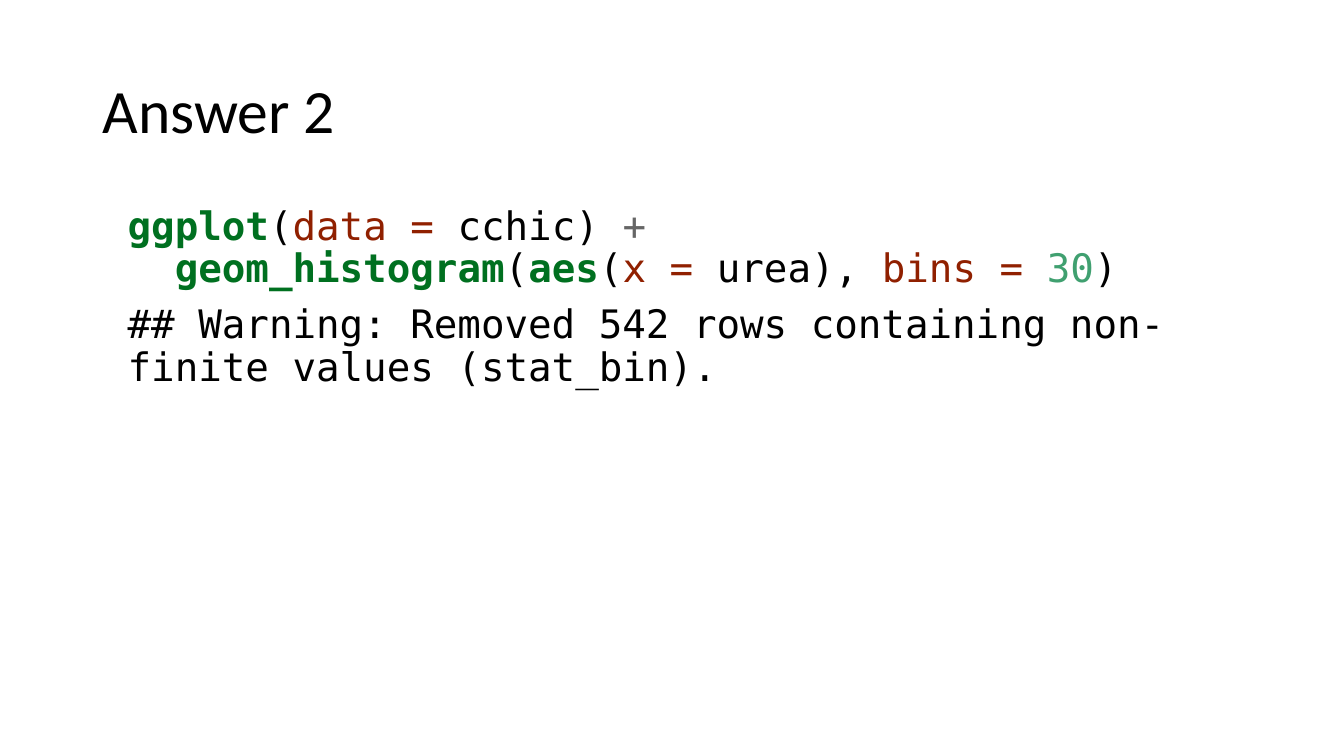
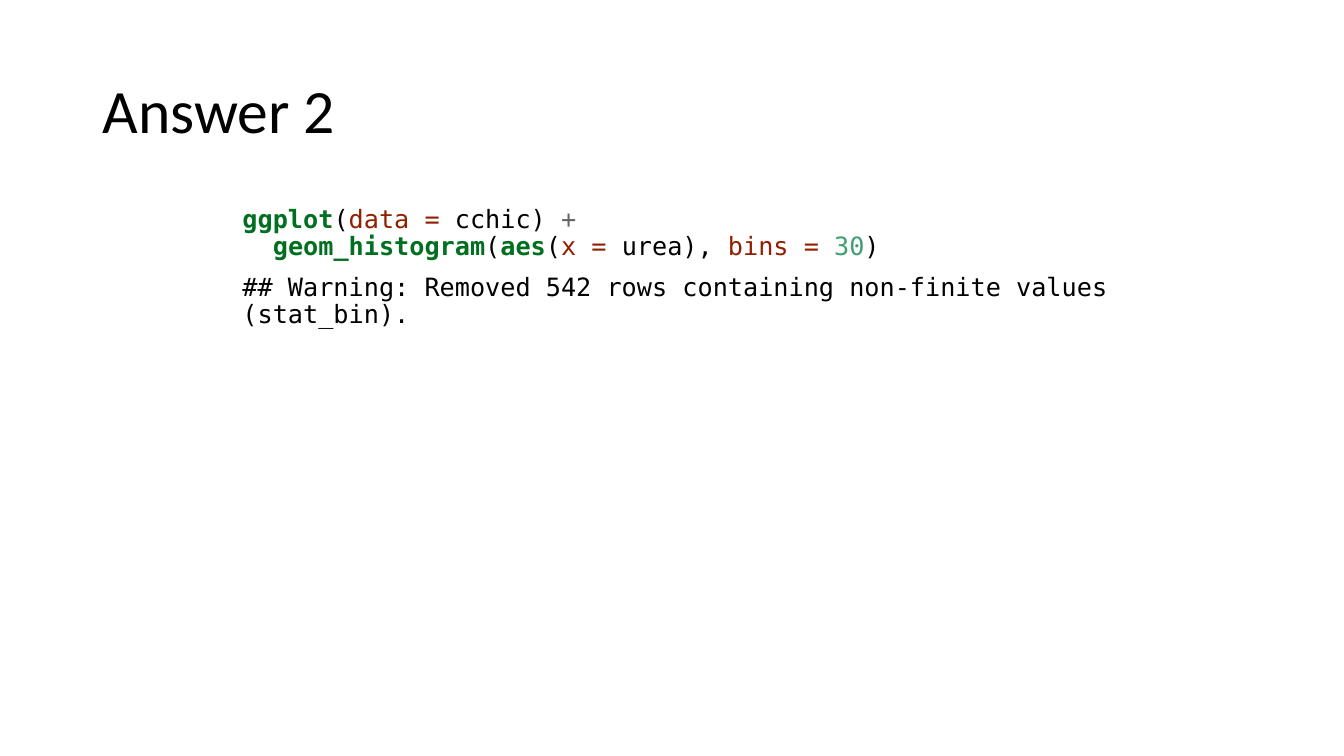
Before and after one commit to ClinicianCoders/ClinicianCoders, a slide deck: slide 15 of Workshops/Workshop6.pptx. Drawn at 1344x756 pixels with LibreOffice and Linux fonts; fonts in the diff are those of the drawing. Boxes give left, top, right and bottom in pixels: in the first picture for what was removed or moved away, otherwise in the second. Text is boxed around its words. In the diff, an @@ line names an element or a change of style, - is before the commit and + after.

```diff
--- a/Workshops/Workshop6.pptx
+++ b/Workshops/Workshop6.pptx
@@ text "ggplot(data = cchic) + geom_histogram(aes(x ..." at <box>242,209,1107,329</box>: size 28 to 18 pt; indent changed @@
```
Also in this commit, not shown: 21 other slides changed, 1 other file.
